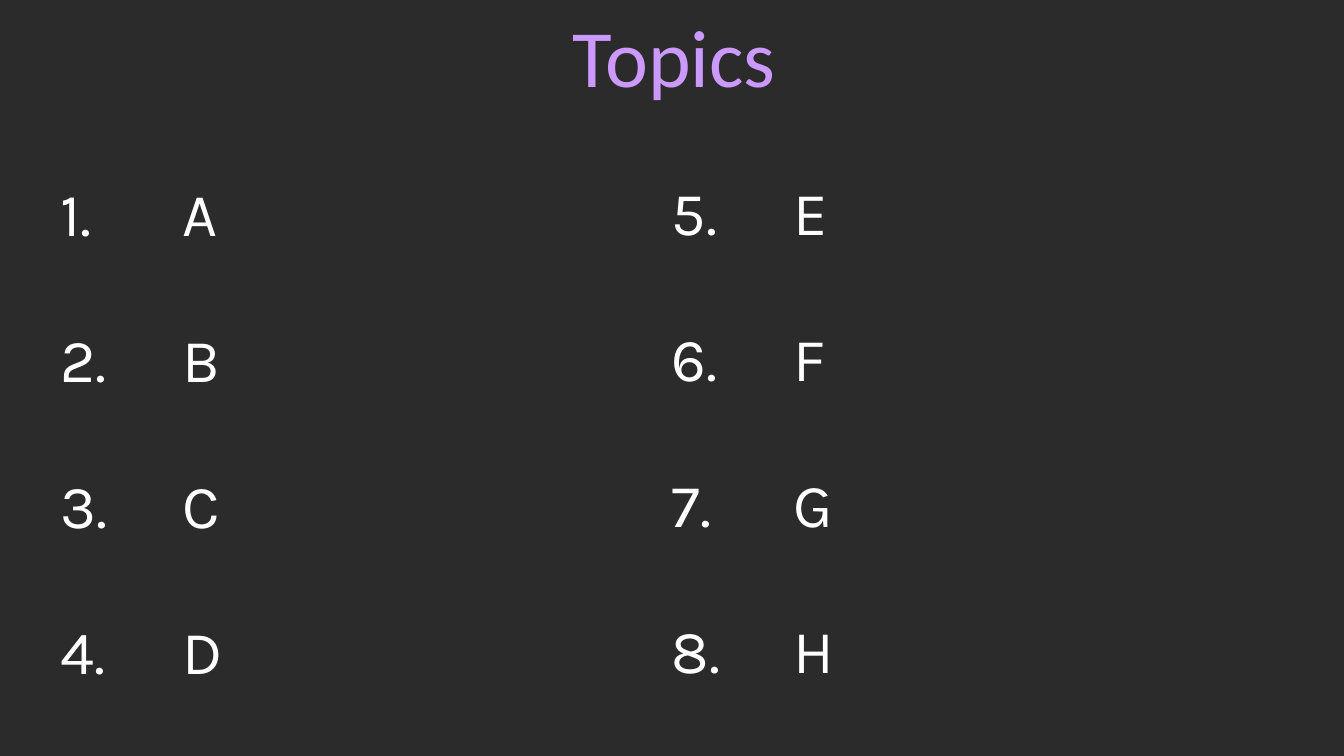
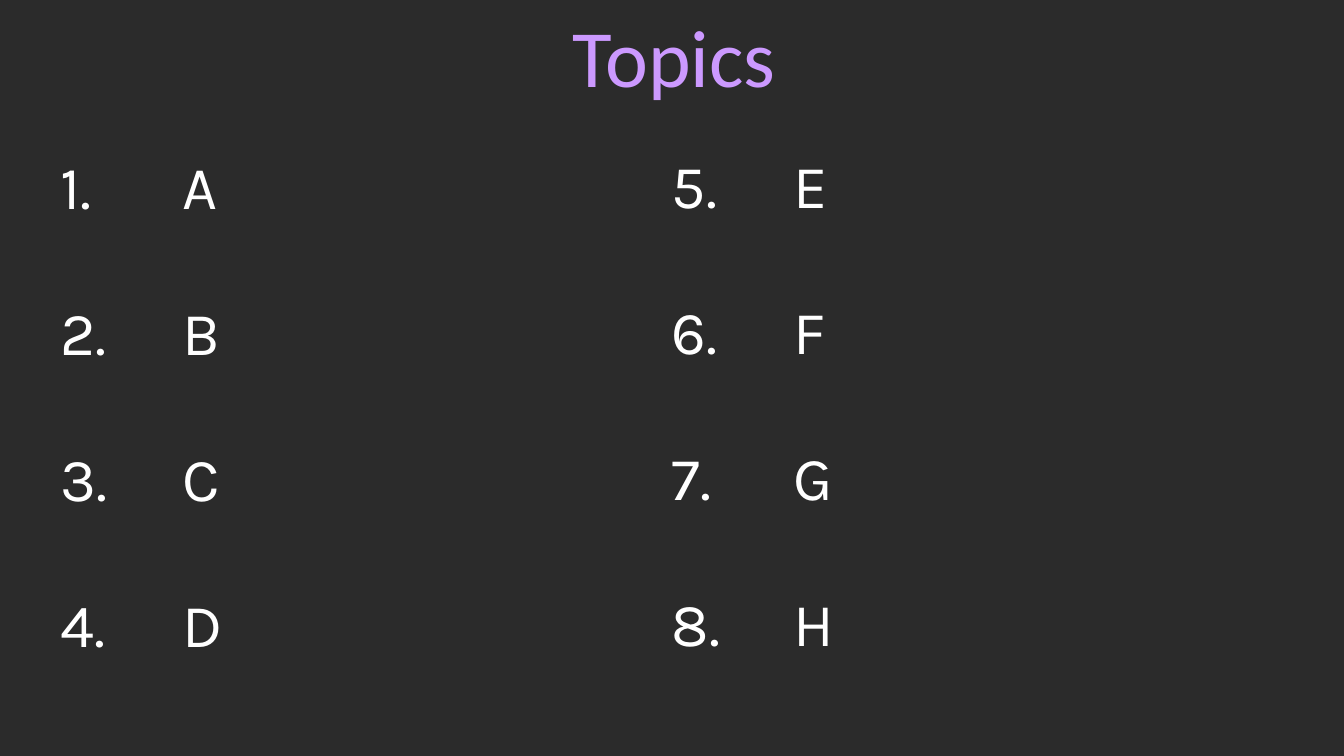
Before and after one commit to nguyenchithien/CS210-Discrete-Structures, a slide deck: slide 3 of Lectures/TEMPLATE_16_9.odp (slide 2 before the commit). Drawn at 1344x756 pixels with LibreOffice and Linux fonts; fonts in the diff are those of the drawing; background and template pictures are left out; a plain dark background stands for a picture behind light text. Boxes give left, top, right and bottom in pixels: in the first picture for what was removed or moved away, otherwise in the second. Text is boxed around its words. In the diff, an @@ line names an element or a change of style, - is before the commit and + after.

```diff
--- a/Lectures/TEMPLATE_16_9.odp
+++ b/Lectures/TEMPLATE_16_9.odp
@@ text "1. A": place and size @@
-text "1. A" at box(61, 197, 223, 675)
+text "1. A" at box(61, 170, 223, 648)
@@ text "1. A" at box(61, 170, 223, 648): vertical alignment middle to top @@
@@ text "5. E": place and size @@
-text "5. E" at box(672, 196, 835, 674)
+text "5. E" at box(672, 169, 835, 647)
@@ text "5. E" at box(672, 169, 835, 647): vertical alignment middle to top @@
```
Also in this commit, not shown: 1 slide added, 4 other files.
